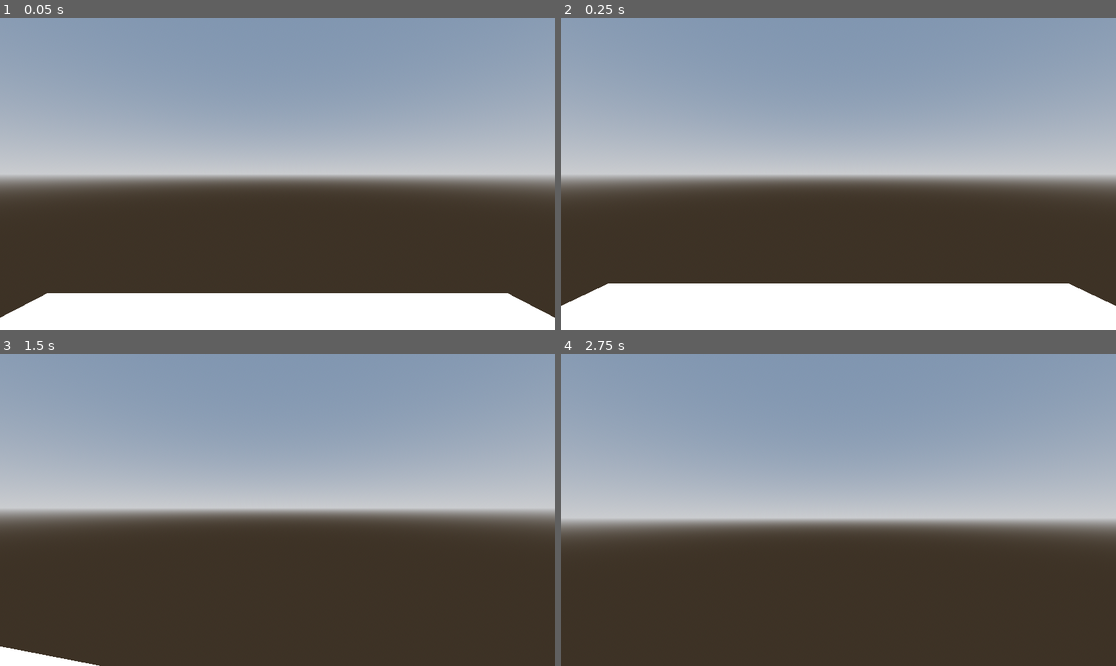
Above: before the commit, frames 1-4 (two rows, left to right).
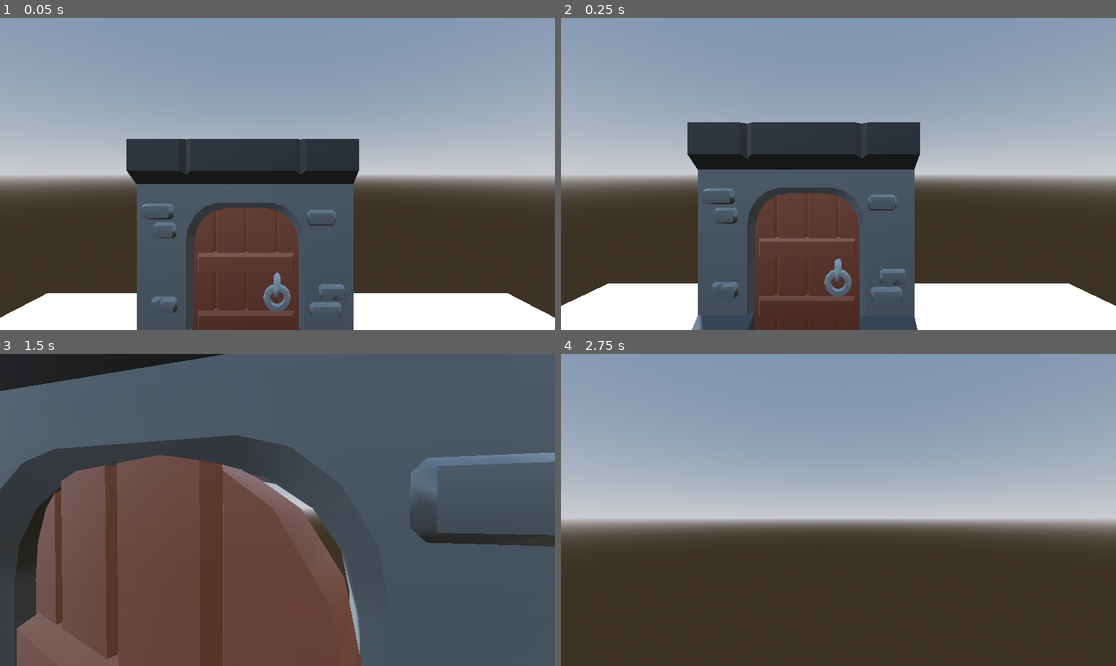
Above: after the commit, the same moments.

Repository: Gigabajt000/Wsiokraft-moment
Game: Godot game, scene res://Main/main.tscn
Same seed, same stepped clock (60 frames per second), same inputs: the game is played once before the commit and once after it.
Inputs (mouse positions are in pixels of both pictures, inside the frame that each line leads up to):
- Up to frame 1 (0.05 s): no input
- Up to frame 2 (0.25 s): no input
- Up to frame 3 (1.5 s): move the mouse to (305, 510) at 0.52 s; hold Ctrl (crouch) 0.53-1.28 s; hold W (walk_forward) from 0.53 s (still down); tap Space (jump) at 0.77 s; tap E (interaction, bound only after the commit) at 0.8, 1.35 s; move the mouse to (249, 510) at 1.27 s
- Up to frame 4 (2.75 s): keep holding W (walk_forward); tap Space (jump) at 1.52 s; tap Ctrl (crouch) at 1.55 s; move the mouse to (849, 503) at 2.02 s; hold Ctrl (crouch) from 2.03 s (still down); tap E (interaction, bound only after the commit) at 2.3 s

The runs differ from the first frame. In frame 1, 23% of the frame differs, in the area x 22-65%, y 38-100%; in frame 2, 25%; in frame 3, 96%, in the area x 0-100%, y 0-100%; in frame 4, nothing differs.

Commit message:
DOOR STUCK!

Diff:
--- /dev/null
+++ b/Main/door.gd
@@ -0,0 +1,14 @@
+extends StaticBody3D
+
+var open: bool = false
+@export var interact: bool = false
+
+func _process(delta: float) -> void:
+	if interact == true:
+		if open == false:
+			$AnimationPlayer.play("open_door")
+			open = true
+		elif open == true:
+			$AnimationPlayer.play("close_door")
+			open = false
+	interact = false
--- /dev/null
+++ b/Main/door.tscn
@@ -0,0 +1,143 @@
+[gd_scene load_steps=11 format=3 uid="uid://fb2d1v8t5hgs"]
+
+[ext_resource type="PackedScene" uid="uid://gr21fup7vemm" path="res://Assets/gltf/wall_doorway.gltf" id="1_xg8ui"]
+[ext_resource type="Script" uid="uid://bfa2tbrjjbkd1" path="res://Main/door.gd" id="2_df8am"]
+
+[sub_resource type="BoxShape3D" id="BoxShape3D_xg8ui"]
+size = Vector3(1.00635, 4.00305, 1)
+
+[sub_resource type="BoxShape3D" id="BoxShape3D_df8am"]
+size = Vector3(1.00635, 4.00305, 1)
+
+[sub_resource type="BoxShape3D" id="BoxShape3D_n3h2y"]
+size = Vector3(1.1, 4.00305, 1)
+
+[sub_resource type="BoxShape3D" id="BoxShape3D_paf3l"]
+size = Vector3(2.9, 2, 0.2)
+
+[sub_resource type="Animation" id="Animation_df8am"]
+length = 0.001
+tracks/0/type = "value"
+tracks/0/imported = false
+tracks/0/enabled = true
+tracks/0/path = NodePath("wall_doorway2/wall_doorway/wall_doorway_door:rotation")
+tracks/0/interp = 1
+tracks/0/loop_wrap = true
+tracks/0/keys = {
+"times": PackedFloat32Array(0),
+"transitions": PackedFloat32Array(1),
+"update": 0,
+"values": [Vector3(0, 0, 0)]
+}
+tracks/1/type = "value"
+tracks/1/imported = false
+tracks/1/enabled = true
+tracks/1/path = NodePath("StaticBody3D/door_collision:rotation")
+tracks/1/interp = 1
+tracks/1/loop_wrap = true
+tracks/1/keys = {
+"times": PackedFloat32Array(0),
+"transitions": PackedFloat32Array(1),
+"update": 0,
+"values": [Vector3(0, 0, 0)]
+}
+
+[sub_resource type="Animation" id="Animation_n3h2y"]
+resource_name = "close_door"
+length = 0.7
+tracks/0/type = "value"
+tracks/0/imported = false
+tracks/0/enabled = true
+tracks/0/path = NodePath("wall_doorway2/wall_doorway/wall_doorway_door:rotation")
+tracks/0/interp = 1
+tracks/0/loop_wrap = true
+tracks/0/keys = {
+"times": PackedFloat32Array(0, 0.7),
+"transitions": PackedFloat32Array(1, 1),
+"update": 0,
+"values": [Vector3(0, -1.91986, 0), Vector3(0, 0, 0)]
+}
+tracks/1/type = "value"
+tracks/1/imported = false
+tracks/1/enabled = true
+tracks/1/path = NodePath("StaticBody3D/door_collision:rotation")
+tracks/1/interp = 1
+tracks/1/loop_wrap = true
+tracks/1/keys = {
+"times": PackedFloat32Array(0, 0.7),
+"transitions": PackedFloat32Array(1, 1),
+"update": 0,
+"values": [Vector3(0, -1.91986, 0), Vector3(0, 0, 0)]
+}
+
+[sub_resource type="Animation" id="Animation_xg8ui"]
+resource_name = "open_door"
+length = 0.7
+tracks/0/type = "value"
+tracks/0/imported = false
+tracks/0/enabled = true
+tracks/0/path = NodePath("wall_doorway2/wall_doorway/wall_doorway_door:rotation")
+tracks/0/interp = 1
+tracks/0/loop_wrap = true
+tracks/0/keys = {
+"times": PackedFloat32Array(0, 0.7),
+"transitions": PackedFloat32Array(1, 1),
+"update": 0,
+"values": [Vector3(0, 0, 0), Vector3(0, -1.91986, 0)]
+}
+tracks/1/type = "value"
+tracks/1/imported = false
+tracks/1/enabled = true
+tracks/1/path = NodePath("StaticBody3D/door_collision:rotation")
+tracks/1/interp = 1
+tracks/1/loop_wrap = true
+tracks/1/keys = {
+"times": PackedFloat32Array(0, 0.699441),
+"transitions": PackedFloat32Array(1, 1),
+"update": 0,
+"values": [Vector3(0, 0, 0), Vector3(0, -1.91986, 0)]
+}
+
+[sub_resource type="AnimationLibrary" id="AnimationLibrary_paf3l"]
+_data = {
+&"RESET": SubResource("Animation_df8am"),
+&"close_door": SubResource("Animation_n3h2y"),
+&"open_door": SubResource("Animation_xg8ui")
+}
+
+[node name="Door" type="Node3D"]
+
+[node name="wall_doorway2" parent="." instance=ExtResource("1_xg8ui")]
+
+[node name="wall_doorway_door" parent="wall_doorway2/wall_doorway" index="0"]
+transform = Transform3D(1, 0, 0, 0, 1, 0, 0, 0, 1, -0.820099, 0, 0)
+
+[node name="StaticBody3D" type="StaticBody3D" parent="."]
+
+[node name="CollisionShape3D" type="CollisionShape3D" parent="StaticBody3D"]
+transform = Transform3D(1, 0, 0, 0, 1, 0, 0, 0, 1, -1.5, 2, 0)
+shape = SubResource("BoxShape3D_xg8ui")
+
+[node name="CollisionShape3D2" type="CollisionShape3D" parent="StaticBody3D"]
+transform = Transform3D(1, 0, 0, 0, 1, 0, 0, 0, 1, 1.5, 2, 0)
+shape = SubResource("BoxShape3D_df8am")
+
+[node name="CollisionShape3D3" type="CollisionShape3D" parent="StaticBody3D"]
+transform = Transform3D(-4.37114e-08, -1, 0, 1, -4.37114e-08, 0, 0, 0, 1, 0.00463867, 3.4547, 0)
+shape = SubResource("BoxShape3D_n3h2y")
+
+[node name="door_collision" type="StaticBody3D" parent="StaticBody3D" groups=["door"]]
+transform = Transform3D(1, 0, 0, 0, 1, 0, 0, 0, 1, -1, 0, 0)
+script = ExtResource("2_df8am")
+
+[node name="CollisionShape3D4" type="CollisionShape3D" parent="StaticBody3D/door_collision"]
+transform = Transform3D(-4.37114e-08, -1, 0, 1, -4.37114e-08, 0, -1.77636e-15, 0, 1, 1, 1.5, 0)
+shape = SubResource("BoxShape3D_paf3l")
+
+[node name="AnimationPlayer" type="AnimationPlayer" parent="StaticBody3D/door_collision"]
+root_node = NodePath("../../..")
+libraries = {
+&"": SubResource("AnimationLibrary_paf3l")
+}
+
+[editable path="wall_doorway2"]
--- a/Main/main.tscn
+++ b/Main/main.tscn
@@ -1,6 +1,7 @@
-[gd_scene load_steps=5 format=3 uid="uid://cwge685thqbq0"]
+[gd_scene load_steps=6 format=3 uid="uid://cwge685thqbq0"]
 
 [ext_resource type="PackedScene" uid="uid://b65o63u6oudvq" path="res://Player/Player.tscn" id="1_yh5la"]
+[ext_resource type="PackedScene" uid="uid://fb2d1v8t5hgs" path="res://Main/door.tscn" id="2_2w1kt"]
 
 [sub_resource type="ProceduralSkyMaterial" id="ProceduralSkyMaterial_50cra"]
 sky_horizon_color = Color(0.662243, 0.671743, 0.686743, 1)
@@ -40,3 +41,6 @@
 
 [node name="CSGBox3D2" type="CSGBox3D" parent="CSGCombiner3D"]
 transform = Transform3D(1, 0, 0, 0, 1, 0, 0, 0, 1, 0, 0.6, 2.1)
+
+[node name="Door" parent="." instance=ExtResource("2_2w1kt")]
+transform = Transform3D(1, 0, 0, 0, 1, 0, 0, 0, 1, -0.6, 0.5, -4)
--- a/Player/Player.tscn
+++ b/Player/Player.tscn
@@ -18,16 +18,22 @@
 
 [node name="crouching_collision" type="CollisionShape3D" parent="."]
 transform = Transform3D(1, 0, 0, 0, 1, 0, 0, 0, 1, 0, 0.833567, 0)
+visible = false
 shape = SubResource("CapsuleShape3D_3qydi")
 
 [node name="MeshInstance3D" type="MeshInstance3D" parent="."]
 transform = Transform3D(1, 0, 0, 0, 1, 0, 0, 0, 1, 0, 1.00726, 0)
+visible = false
 mesh = SubResource("CapsuleMesh_tok1r")
+
+[node name="RayCast3D" type="RayCast3D" parent="."]
+transform = Transform3D(1, 0, 0, 0, -1, -8.74228e-08, 0, 8.74228e-08, -1, 0, 0.95994, 0)
 
 [node name="head" type="Node3D" parent="."]
 transform = Transform3D(1, 0, 0, 0, 1, 0, 0, 0, 1, 0, 1.8, 0)
+visible = false
 
 [node name="Camera3D" type="Camera3D" parent="head"]
 
-[node name="RayCast3D" type="RayCast3D" parent="."]
-transform = Transform3D(-1, 1.68403e-07, 0, -8.74228e-08, -1.9263, 0, 0, 0, 1, 0, 0.0630102, 0)
+[node name="player range" type="RayCast3D" parent="head"]
+transform = Transform3D(1, 0, 0, 0, -7.43094e-08, -1, 0, 1.7, -4.37114e-08, 0, 0, -0.282795)
--- a/Player/player.gd
+++ b/Player/player.gd
@@ -11,6 +11,9 @@
 const mouse_sens = 0.2
 
 const crouch_depth = -0.5
+
+func _process(delta: float) -> void:
+	interact()
 
 func _ready() -> void:
 	Input.set_mouse_mode(Input.MOUSE_MODE_CAPTURED)
@@ -30,13 +33,13 @@
 
 	if Input.is_action_pressed("crouch"):
 		current_speed = crouch_speed
-		head.position.y = 1.8 + crouch_depth
+		head.position.y = move_toward(head.position.y, 1.8 + crouch_depth, delta * 3)
 		$normal_collision.disabled = true
 		$crouching_collision.disabled = false
 	elif !$RayCast3D.is_colliding():
 		$normal_collision.disabled = false
 		$crouching_collision.disabled = true
-		head.position.y = 1.8
+		head.position.y = move_toward(head.position.y, 1.8, delta * 3)
 		if Input.is_action_pressed("sprint"):
 			current_speed = sprint_speed
 		else:
@@ -52,3 +55,15 @@
 		velocity.z = move_toward(velocity.z, 0, current_speed)
 
 	move_and_slide()
+
+
+# Interakcje (iteracje mentioned?)
+@onready var player_range: RayCast3D = $"head/player range"
+@onready var current_coliding
+
+func interact():
+	current_coliding = player_range.get_collider()
+	if player_range.is_colliding():
+		if current_coliding.is_in_group("door"):
+			if Input.is_action_just_pressed("interaction"):
+				current_coliding.interact = true
--- a/project.godot
+++ b/project.godot
@@ -14,6 +14,18 @@
 run/main_scene="uid://cwge685thqbq0"
 config/features=PackedStringArray("4.4", "GL Compatibility")
 config/icon="res://icon.svg"
+
+[file_customization]
+
+folder_colors={
+"res://Assets/": "green",
+"res://Main/": "blue",
+"res://Player/": "red"
+}
+
+[global_group]
+
+door=""
 
 [input]
 
@@ -52,6 +64,11 @@
 "events": [Object(InputEventKey,"resource_local_to_scene":false,"resource_name":"","device":-1,"window_id":0,"alt_press …(195 unchanged characters)…
 ]
 }
+interaction={
+"deadzone": 0.2,
+"events": [Object(InputEventKey,"resource_local_to_scene":false,"resource_name":"","device":-1,"window_id":0,"alt_pressed":false,"shift_pressed":false,"ctrl_pressed":false,"meta_pressed":false,"pressed":false,"keycode":0,"physical_keycode":69,"key_label":0,"unicode":101,"location":0,"echo":false,"script":null)
+]
+}
 
 [physics]
 
Binary file added: Assets/gltf/banner_blue.bin
Not shown, added: Assets/gltf/banner_blue.gltf
Not shown, added: Assets/gltf/banner_blue.gltf.import
Binary file added: Assets/gltf/banner_brown.bin
Not shown, added: Assets/gltf/banner_brown.gltf
Not shown, added: Assets/gltf/banner_brown.gltf.import
Binary file added: Assets/gltf/banner_green.bin
Not shown, added: Assets/gltf/banner_green.gltf
Not shown, added: Assets/gltf/banner_green.gltf.import
Binary file added: Assets/gltf/banner_patternA_blue.bin
Not shown, added: Assets/gltf/banner_patternA_blue.gltf
Not shown, added: Assets/gltf/banner_patternA_blue.gltf.import
(and 626 more such lines)
